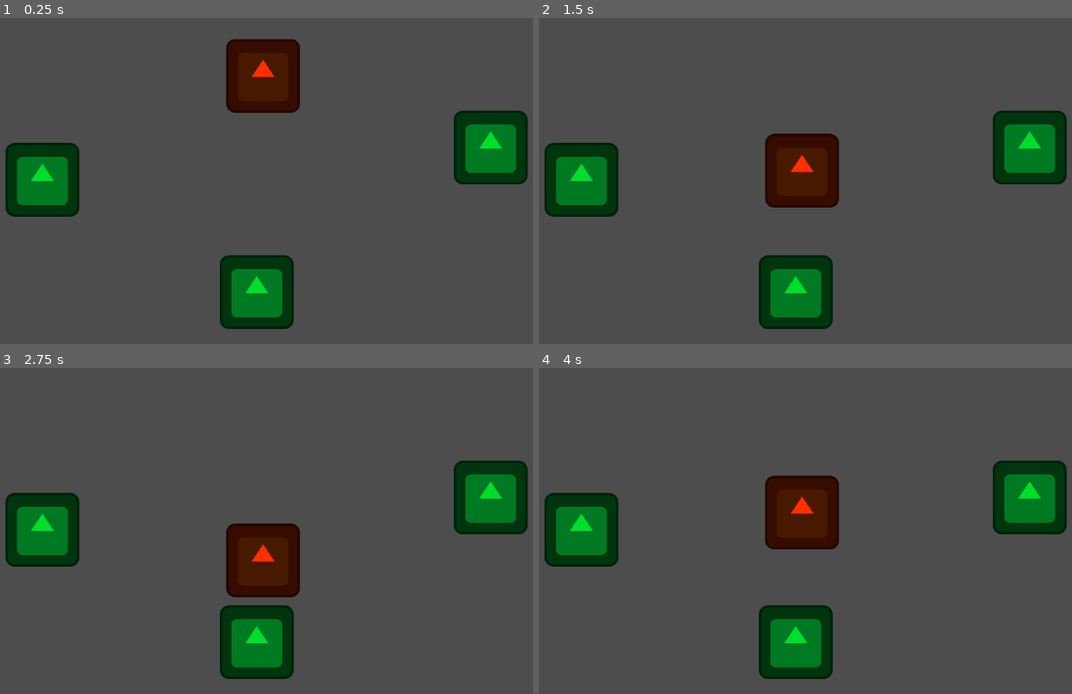
Above: before the commit, frames 1-4 (two rows, left to right).
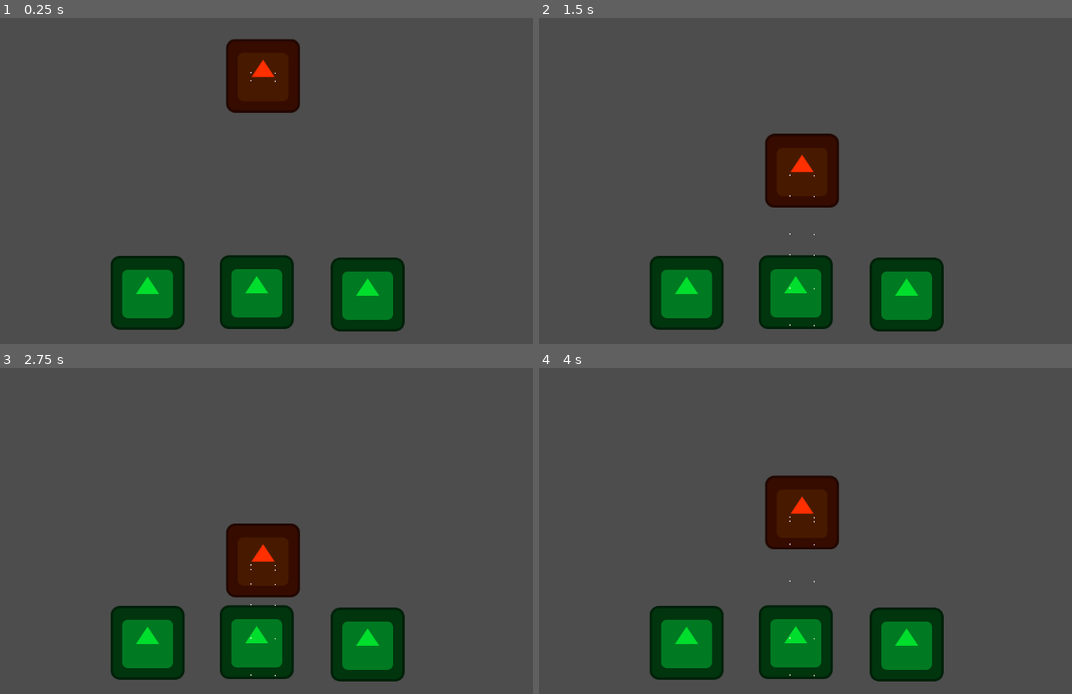
Above: after the commit, the same moments.

Repository: EmmmanuelRCPP/Github-FoxDev-practica
Game: Godot game, scene res://nivel.tscn
Same seed, same stepped clock (60 frames per second), same inputs: the game is played once before the commit and once after it. Before the commit the project has no main scene; this scene is started directly in both runs. The engine's default icon, where the game draws it, is replaced by a stand-in: a white triangle on a blue panel in a dark square.
Inputs:
- Up to frame 1 (0.25 s): no input
- Up to frame 2 (1.5 s): tap Enter at 1.25 s
- Up to frame 3 (2.75 s): no input
- Up to frame 4 (4 s): tap Space at 3.5 s

The runs differ from the first frame. In frame 1, 12% of the frame differs, in the area x 0-100%, y 16-97%; in frame 2, 12%, in the area x 0-100%, y 28-97%; in frame 3, 12%; in frame 4, 12%.

Commit message:
can cry now

Diff:
--- a/nivel.tscn
+++ b/nivel.tscn
@@ -6,13 +6,13 @@
 [node name="Nivel" type="Node2D"]
 
 [node name="Plataforma" parent="." instance=ExtResource("1_c06ms")]
-position = Vector2(209, 358)
+position = Vector2(391, 554)
 
 [node name="Plataforma2" parent="." instance=ExtResource("1_c06ms")]
 position = Vector2(580, 553)
 
 [node name="Plataforma3" parent="." instance=ExtResource("1_c06ms")]
-position = Vector2(985, 302)
+position = Vector2(772, 557)
 
 [node name="Player" parent="." instance=ExtResource("2_ny06d")]
 position = Vector2(591, 144)
--- a/player.tscn
+++ b/player.tscn
@@ -1,6 +1,7 @@
-[gd_scene load_steps=4 format=3 uid="uid://fn0aavpgmqwy"]
+[gd_scene load_steps=5 format=3 uid="uid://fn0aavpgmqwy"]
 
 [ext_resource type="Texture2D" uid="uid://b6f61m4xiuuys" path="res://icon.svg" id="1_4qxe3"]
+[ext_resource type="PackedScene" uid="uid://tl8h5kt04cj3" path="res://tears.tscn" id="2_onrkg"]
 
 [sub_resource type="GDScript" id="GDScript_64bcn"]
 script/source = "extends CharacterBody2D
@@ -46,3 +47,9 @@
 [node name="CollisionShape2D" type="CollisionShape2D" parent="."]
 position = Vector2(0, 2)
 shape = SubResource("RectangleShape2D_jiekj")
+
+[node name="CPUParticles2D" parent="." instance=ExtResource("2_onrkg")]
+position = Vector2(-21, 8)
+
+[node name="CPUParticles2D2" parent="." instance=ExtResource("2_onrkg")]
+position = Vector2(21, 9)
--- a/project.godot
+++ b/project.godot
@@ -11,7 +11,8 @@
 [application]
 
 config/name="FoxDEv practica Github"
-config/features=PackedStringArray("4.3", "Mobile")
+run/main_scene="uid://bau6wsc7yywq2"
+config/features=PackedStringArray("4.4", "Mobile")
 config/icon="res://icon.svg"
 
 [rendering]
--- /dev/null
+++ b/tears.tscn
@@ -0,0 +1,5 @@
+[gd_scene format=3 uid="uid://tl8h5kt04cj3"]
+
+[node name="CPUParticles2D" type="CPUParticles2D"]
+scale_amount_min = 2.0
+scale_amount_max = 2.0
